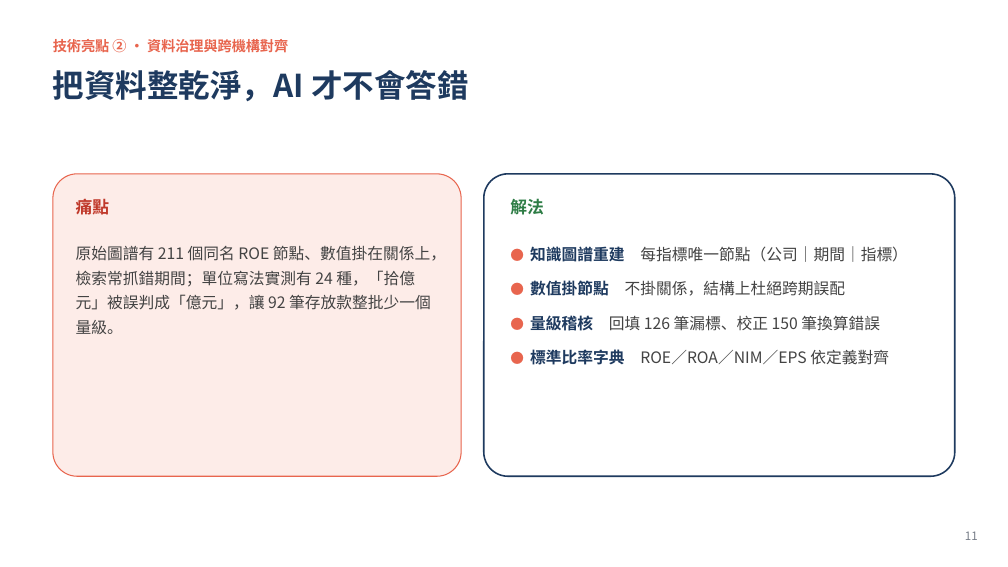
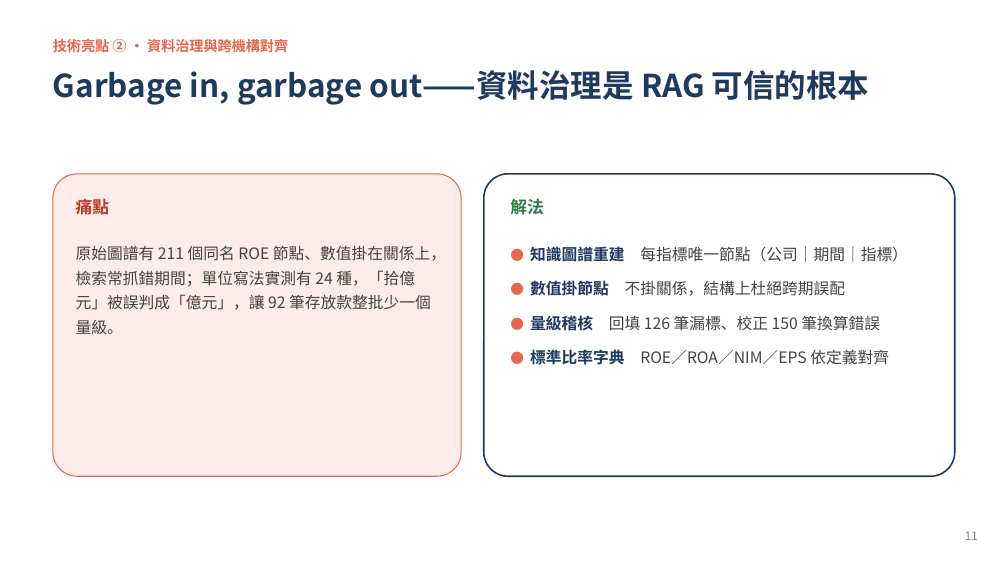
Before and after one commit to WangChiaChen/hybrid-rag-project, a slide deck: slide 11 of 比賽簡報_升級版.pptx. Drawn at 1008x567 pixels with LibreOffice and Linux fonts; fonts in the diff are those of the drawing. Boxes give left, top, right and bottom in pixels: in the first picture for what was removed or moved away, otherwise in the second. Text is boxed around its words. In the diff, an @@ line names an element or a change of style, - is before the commit and + after.

```diff
--- a/比賽簡報_升級版.pptx
+++ b/比賽簡報_升級版.pptx
@@ text at [53,70,869,105]: text changed @@
-把資料整乾淨，AI 才不會答錯
+Garbage in, garbage out——資料治理是 RAG 可信的根本
```
Also in this commit, not shown: 2 other slides changed.
